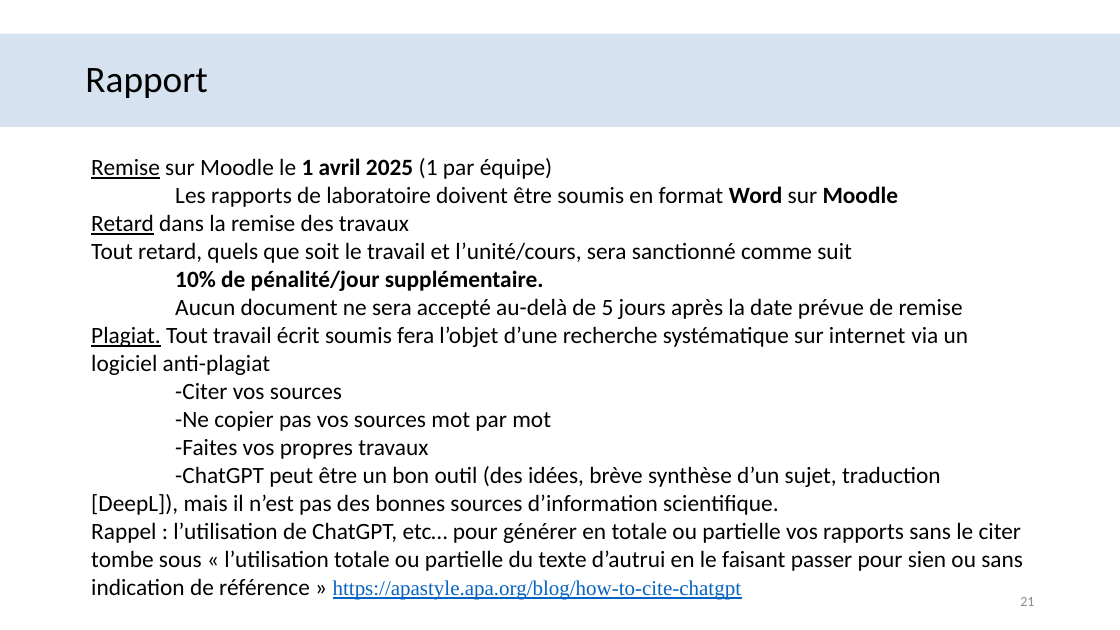
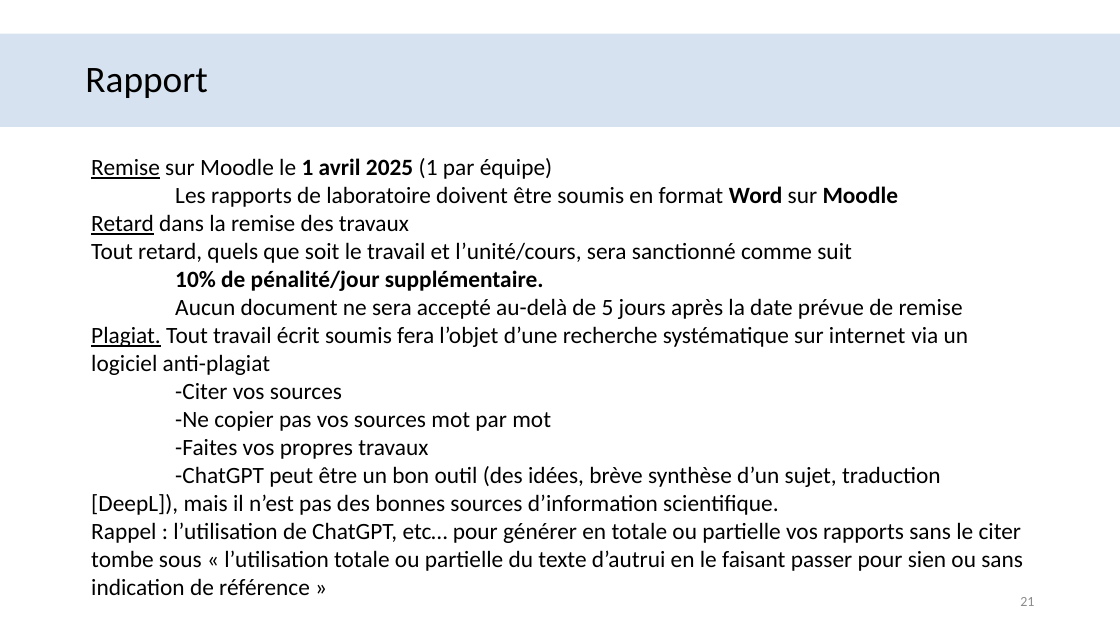
Before and after one commit to ShyGuy509/bio1410_2025, a slide deck: slide 21 of BIO1410_labo-2.pptx. Drawn at 1120x630 pixels with LibreOffice and Linux fonts; fonts in the diff are those of the drawing; background and template pictures are left out. Boxes give left, top, right and bottom in pixels: in the first picture for what was removed or moved away, otherwise in the second. Text is boxed around its words. In the diff, an @@ line names an element or a change of style, - is before the commit and + after.

```diff
--- a/BIO1410_labo-2.pptx
+++ b/BIO1410_labo-2.pptx
@@ text at [91,522,1023,595]: text changed @@
-Rappel : l’utilisation de ChatGPT, etc… pour générer en totale ou partielle vos rapports sans le citer tombe sous « l’utilisation totale ou partielle du texte d’autrui en le faisant passer pour sien ou sans indication de référence » https://apastyle.apa.org/blog/how-to-cite-chatgpt
+Rappel : l’utilisation de ChatGPT, etc… pour générer en totale ou partielle vos rapports sans le citer tombe sous « l’utilisation totale ou partielle du texte d’autrui en le faisant passer pour sien ou sans indication de référence »
```
Also in this commit, not shown: 3 other files.
